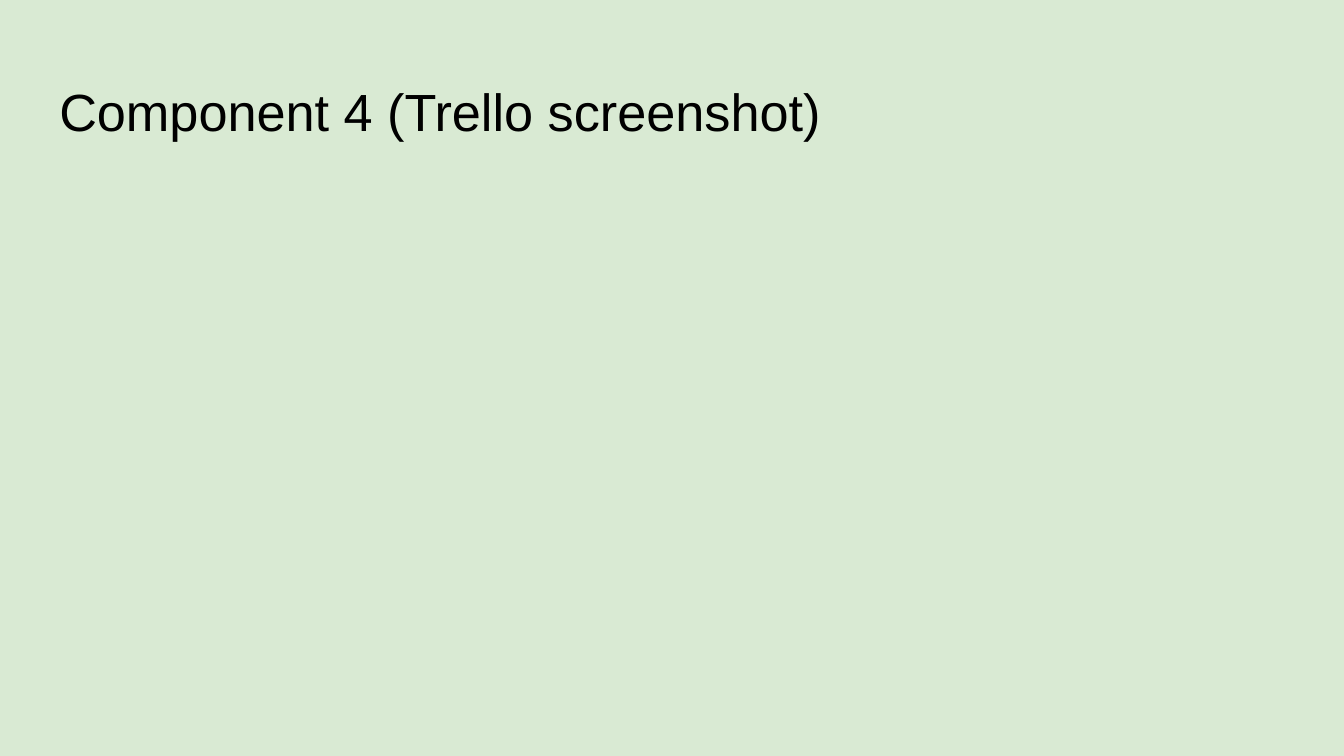
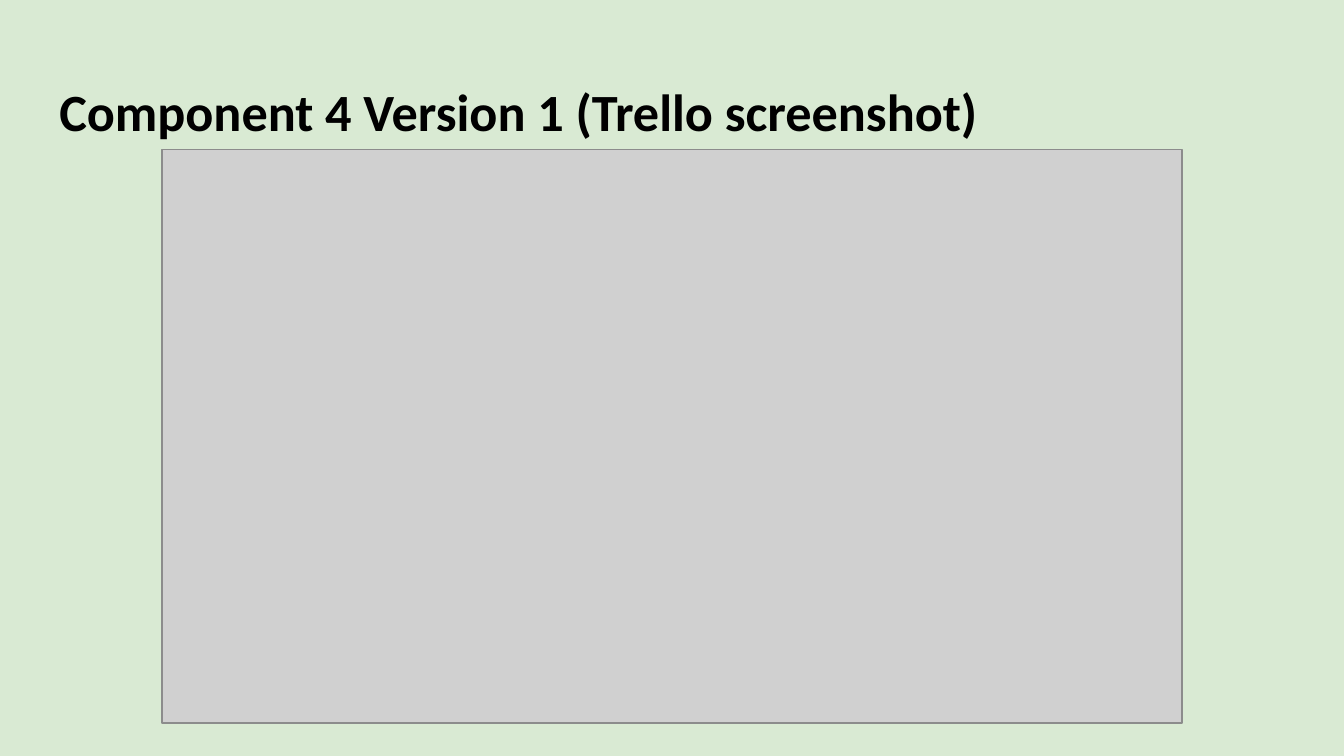
Before and after one commit to danettp/ds_nuts_bot, a slide deck: slide 36 of Danett Pepito - 000_91896 _ 91897 Documentation - 2150400 (Git).pptx. Drawn at 1344x756 pixels with LibreOffice and Linux fonts; fonts in the diff are those of the drawing; grey boxes stand for pictures; background and template pictures are left out. Boxes give left, top, right and bottom in pixels: in the first picture for what was removed or moved away, otherwise in the second. Text is boxed around its words. In the diff, an @@ line names an element or a change of style, - is before the commit and + after.

```diff
--- a/Danett Pepito - 000_91896 _ 91897 Documentation - 2150400 (Git).pptx
+++ b/Danett Pepito - 000_91896 _ 91897 Documentation - 2150400 (Git).pptx
@@ title at (x1=59, y1=92, x2=977, y2=140): text changed; font Arial to Calibri; bold on @@
-Component 4 (Trello screenshot)
+Component 4 Version 1 (Trello screenshot)
@@ picture added at (x1=161, y1=149, x2=1181, y2=723) @@
```
Also in this commit, not shown: 1 other slide changed, 1 other file.
